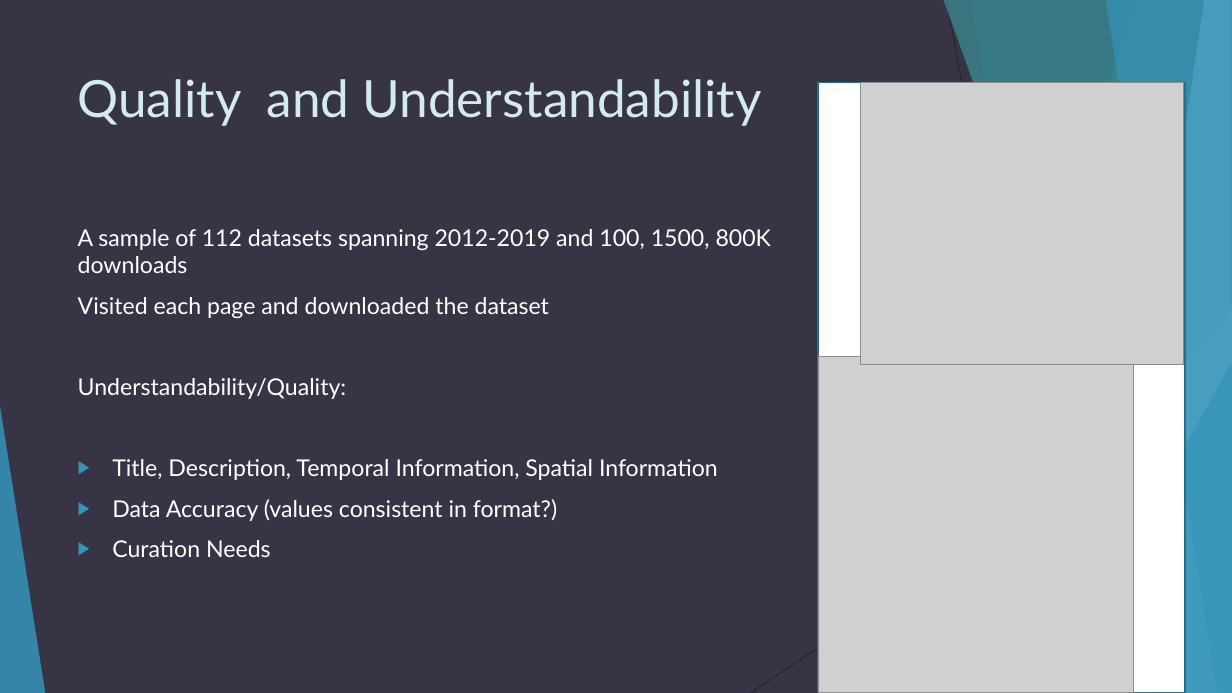
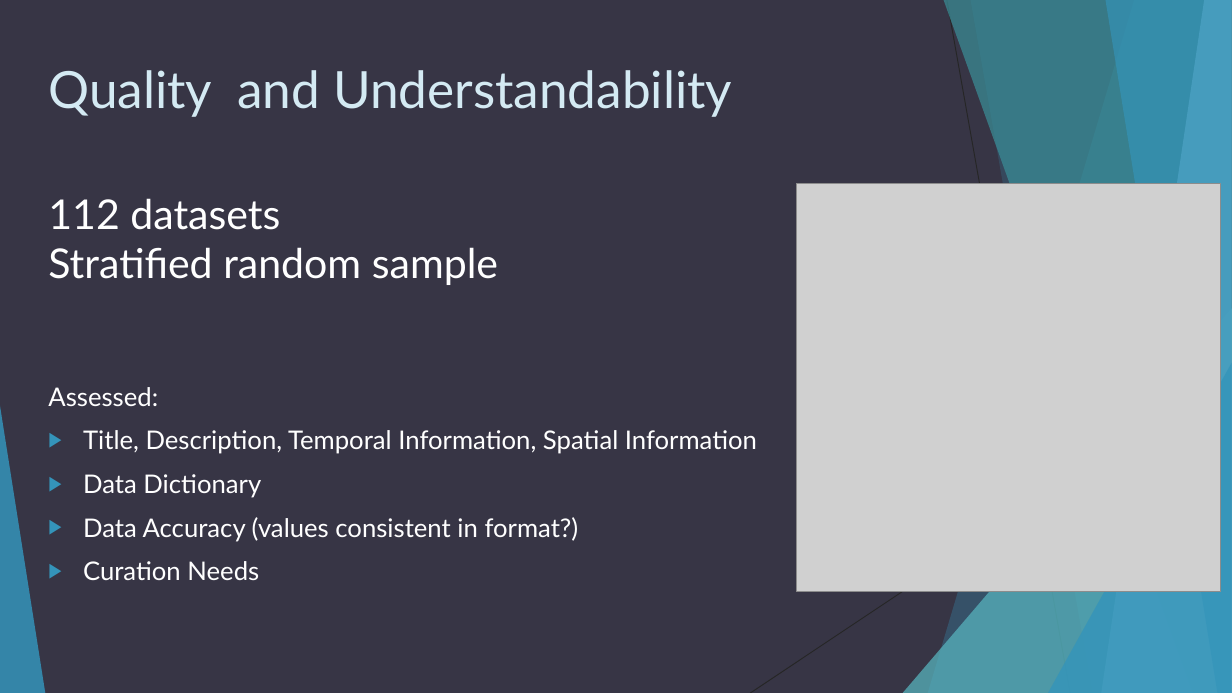
Before and after one commit to OpenDataLiteracy/WSL-AMF, a slide deck: slide 19 of report/Washington State Open Data Portal.pptx (slide 14 before the commit). Drawn at 1232x693 pixels with LibreOffice and Linux fonts; fonts in the diff are those of the drawing; grey boxes stand for pictures. Boxes give left, top, right and bottom in pixels: in the first picture for what was removed or moved away, otherwise in the second. Text is boxed around its words. In the diff, an @@ line names an element or a change of style, - is before the commit and + after.

```diff
--- a/report/Washington State Open Data Portal.pptx
+++ b/report/Washington State Open Data Portal.pptx
@@ title "Quality and Understandability": place and size @@
-title "Quality and Understandability" at [78,79,762,126]
+title "Quality and Understandability" at [48,70,732,117]
@@ rectangle removed at [819,82,1186,693] @@
@@ picture removed at [860,83,1183,365] @@
@@ text "112 datasets Stratified random sample": place and size @@
-text "112 datasets Stratified random sample" at [78,229,771,557]
+text "112 datasets Stratified random sample" at [48,198,757,580]
@@ text at [48,198,498,406]: text changed; size 18 to 32 pt @@
-A sample of 112 datasets spanning 2012-2019 and 100, 1500, 800K downloads
-Visited each page and downloaded the dataset
-Understandability/Quality:
+112 datasets
+Stratified random sample
+Assessed:
@@ picture: place and size @@
-picture at [819,357,1134,693]
+picture at [797,183,1221,592]
@@ text at [83,430,757,580]: size 18 to 20 pt in "Title, Description, Temporal Information, Spatial Informatio ...", "Data Accuracy (values consistent in format?)", "Curation Needs" @@
@@ text at [83,474,261,498]: paragraph added @@
+▶ Data Dictionary
```
Also in this commit, not shown: 8 other slides changed, 18 slides added, 12 slides removed, 1 other file.
